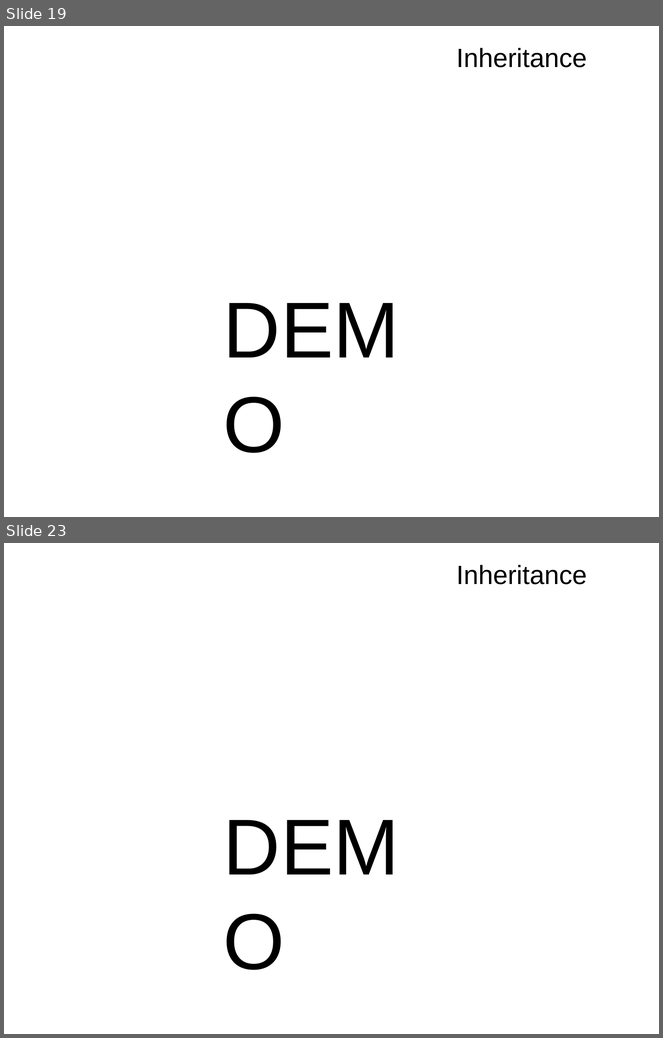
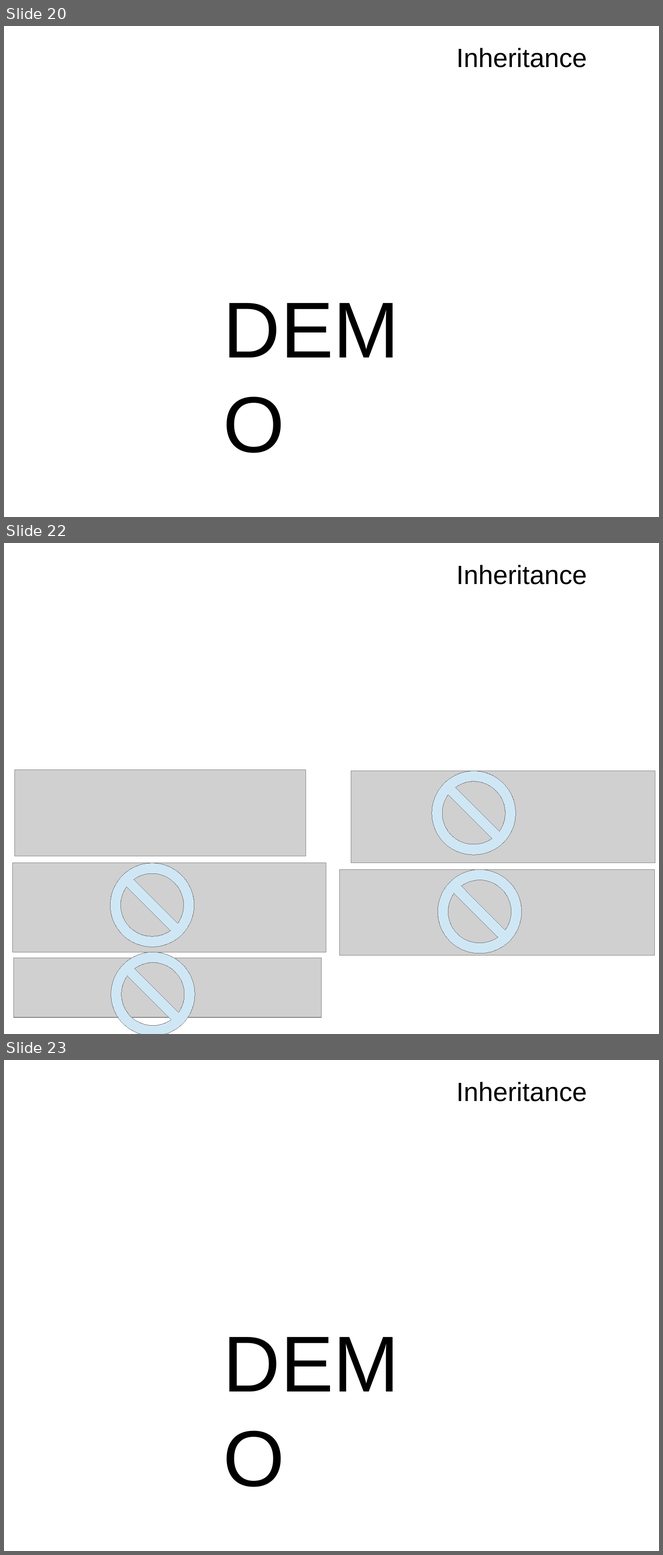
Before and after one commit to mrdrbob/ef-vs-nh, a slide deck: pres/pres.odp. Shown one above the other, each under a label of ours: slides 19 and 23 before the commit, slides 20, 22 and 23 after it; the slides between them are not shown. The pictures are 663x1038 and 663x1555 pixels, drawn with LibreOffice and Linux fonts; fonts in the diff are those of the drawing; grey boxes stand for pictures; background and template pictures are left out. Boxes give left, top, right and bottom in pixels: in the first picture for what was removed or moved away, otherwise in the second. Text is boxed around its words. In the diff, an @@ line names an element or a change of style, - is before the commit and + after.

```diff
--- a/pres/pres.odp
+++ b/pres/pres.odp
@@ slide 22 added at (4,543,659,1034), background picture (left out) @@
@@ text added at (456,565,587,585), 32 pt, text #000000 @@
+Inheritance
@@ picture added at (15,770,306,857) @@
@@ picture added at (351,771,656,863) @@
@@ no-entry sign added at (432,771,516,855), fill #CFE7F5, outline #808080 0 pt @@
@@ picture added at (12,863,326,953) @@
@@ no-entry sign added at (111,863,194,947), fill #CFE7F5, outline #808080 0 pt @@
@@ picture added at (339,870,655,956) @@
@@ no-entry sign added at (438,870,522,954), fill #CFE7F5, outline #808080 0 pt @@
@@ picture added at (13,958,322,1018) @@
@@ no-entry sign added at (111,953,195,1034), fill #CFE7F5, outline #808080 0 pt @@
@@ what was slide 19 is now slide 20 @@
```
Also in this commit, not shown: 9 slides changed, 2 other slides added, 4 other files.
